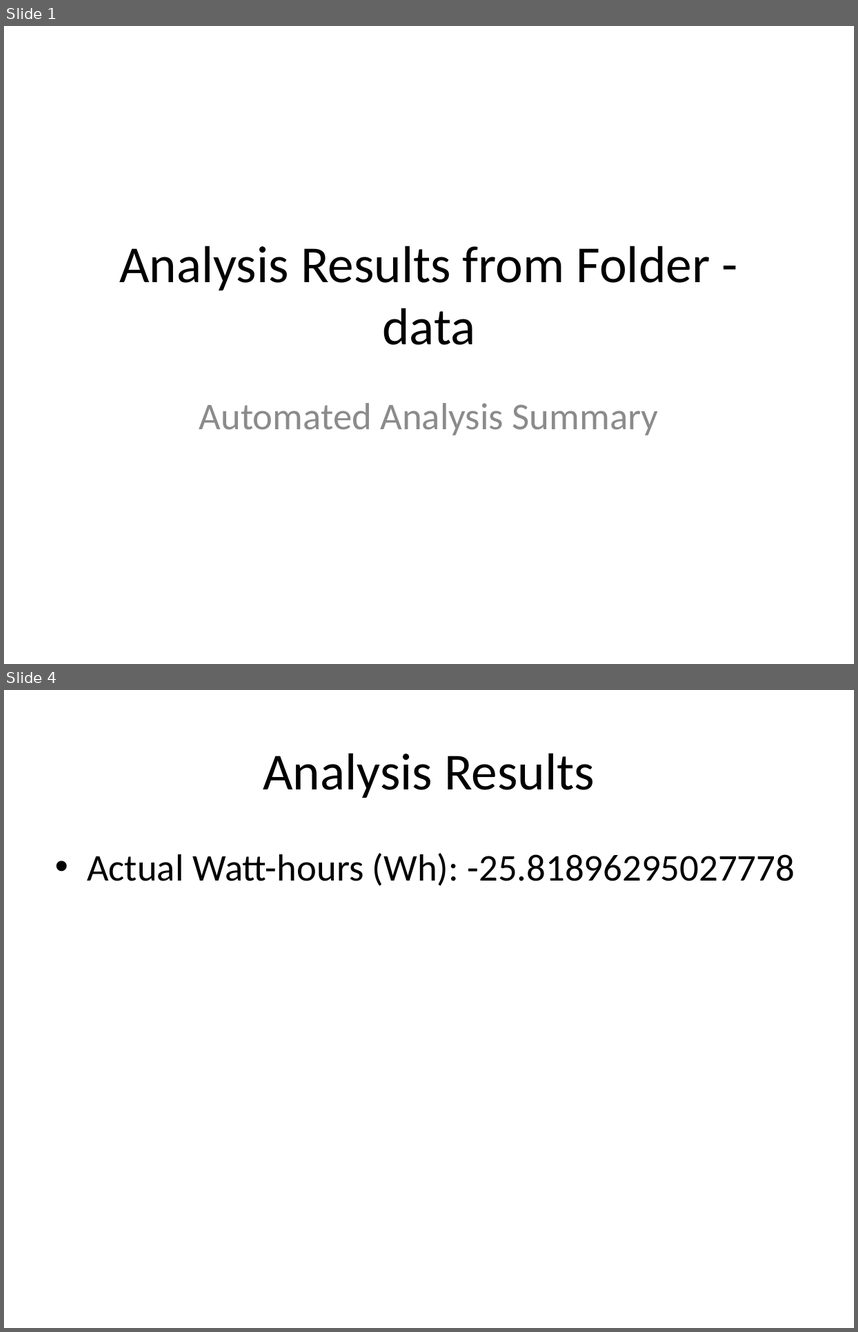
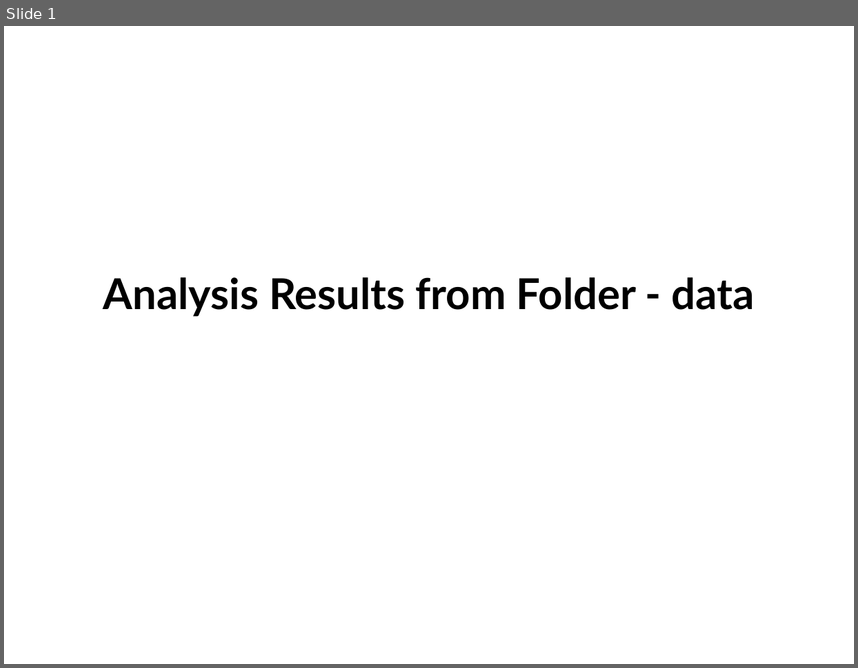
Before and after one commit to annmonrajijames/Automationdashboard, a slide deck: lectrix_internship/work/Automationdashboard/data/analysis_data.pptx. Shown one above the other, each under a label of ours: slides 1 and 4 before the commit, slide 1 after it; the slides between them are not shown. The pictures are 858x1332 and 858x668 pixels, drawn with LibreOffice and Linux fonts; fonts in the diff are those of the drawing. Boxes give left, top, right and bottom in pixels: in the first picture for what was removed or moved away, otherwise in the second. Text is boxed around its words. In the diff, an @@ line names an element or a change of style, - is before the commit and + after.

```diff
--- a/lectrix_internship/work/Automationdashboard/data/analysis_data.pptx
+++ b/lectrix_internship/work/Automationdashboard/data/analysis_data.pptx
@@ slide 4 removed at (4,690,854,1328), background #FFFFFF @@
@@ title removed at (263,753,595,798) @@
-Analysis Results
@@ text removed at (87,853,795,886) @@
-• Actual Watt-hours (Wh): -25.81896295027778
@@ slide 1 changed as well @@
@@ title "Analysis Results from Folder - ..." at (103,277,755,316): size 44 to 36 pt, font Calibri to Lato, bold on @@
@@ subtitle removed at (199,403,659,435) @@
-Automated Analysis Summary
```
Also in this commit, not shown: 2 slides added, 9 other slides removed, 1 other file.
